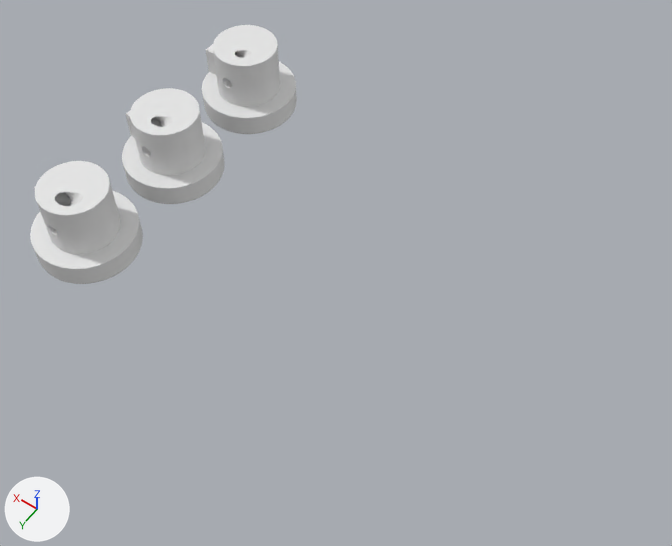
A saved change to the Blender file rabbit ears corkscrew bushing.blend.
Both versions are drawn from a 50 mm lens placed at (-107.1, 117.3, 140.6), pointed at (-44.6, 29.8, 3.1). Lighting does not change. The marker at lower left points along +X, +Y and +Z.

Objects in the first picture: 'bushing 2.5mm', 'bushing 3.5mm', 'bushing 3mm'.
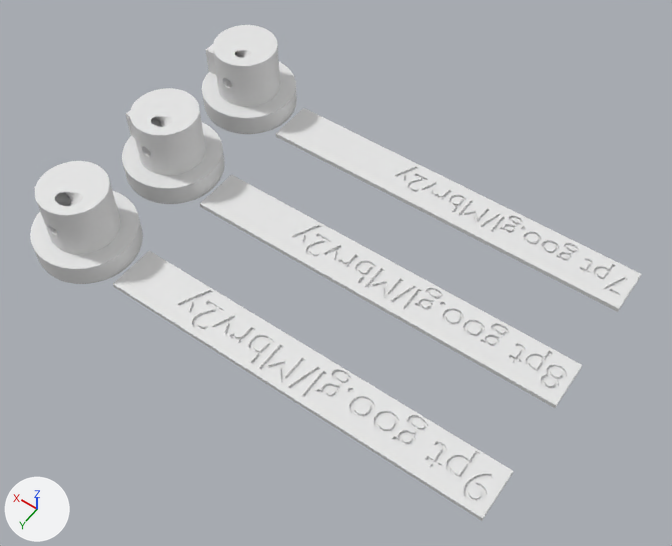
Changed parts and their boxes (x1, y1, x2, y2) in the pictures (672 x 546 px):
'Cube.002', added: after (113, 251, 513, 521)
'Cube.001', added: after (200, 174, 582, 408)
'Cube', added: after (276, 108, 641, 312)

Edits to the bpy script that builds the scene:
```text
Add me_cube_002:
    me_cube_002.from_pydata(...)  # 2635 vertices, 2610 faces; spans x -1.0..1.0, y -1.0..1.0, z -1.0..1.0
Add me_cube_001:
    me_cube_001.from_pydata(...)  # 2759 vertices, 2731 faces; spans x -1.0..1.0, y -1.0..1.0, z -1.0..1.0
Add me_cube:
    me_cube.from_pydata(...)  # 2378 vertices, 2354 faces; spans x -1.0..1.0, y -1.0..1.0, z -1.0..1.0
Add ob_cube_002:
    ob_cube_002 = bpy.data.objects.new('Cube.002', me_cube_002)
    ob_cube_002.location = (-51.0, 50.0, 0.5)
    ob_cube_002.scale = (40.0, 5.0, 0.5)
Add ob_cube_001:
    ob_cube_001 = bpy.data.objects.new('Cube.001', me_cube_001)
    ob_cube_001.location = (-51.0, 25.0, 0.5)
    ob_cube_001.scale = (40.0, 5.0, 0.5)
Add ob_cube:
    ob_cube = bpy.data.objects.new('Cube', me_cube)
    ob_cube.location = (-51.0, 0.0, 0.5)
    ob_cube.scale = (40.0, 5.0, 0.5)
```
